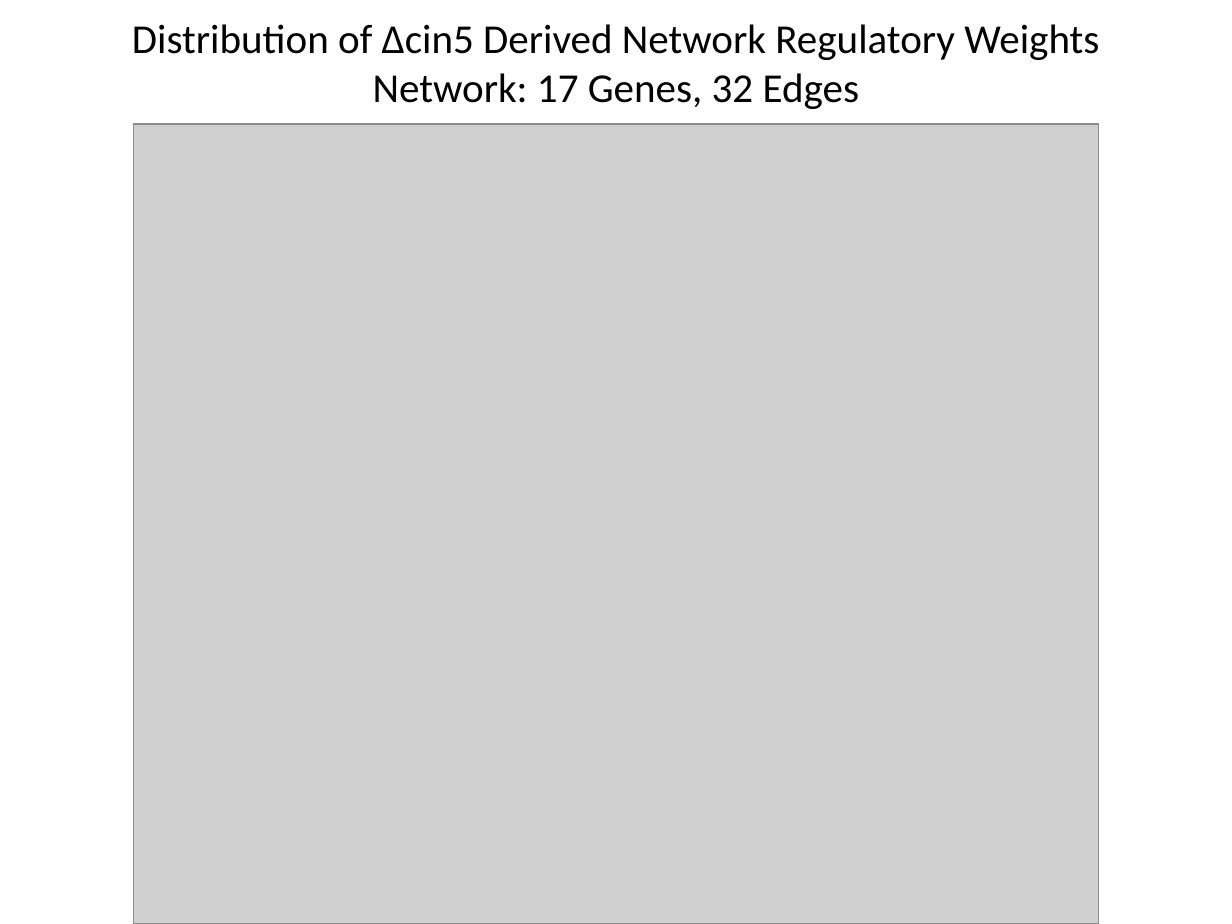
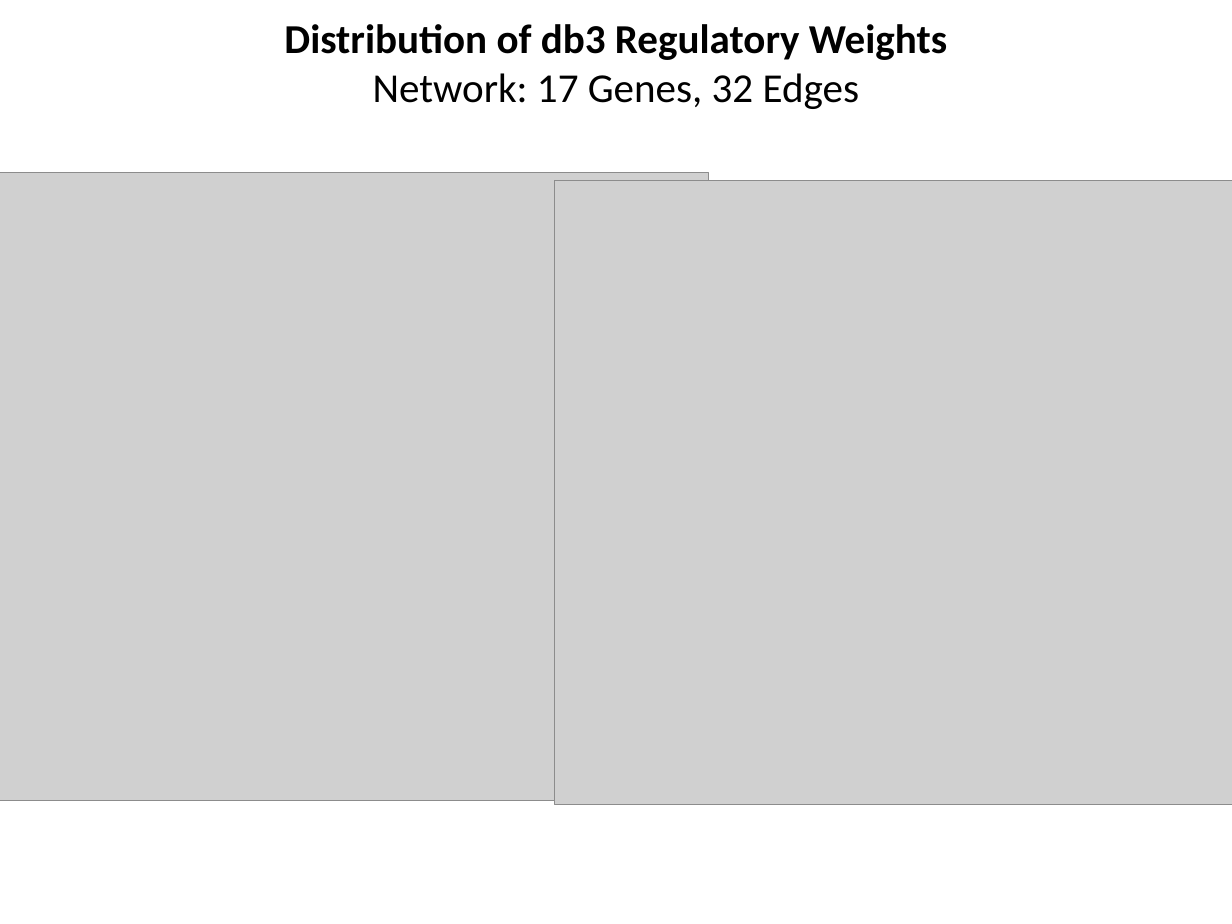
Before and after one commit to kdahlquist/DahlquistLab, a slide deck: slide 5 of documents/Weight-Distributions_Six-Networks_BK2017213.pptx (slide 4 before the commit). Drawn at 1232x924 pixels with LibreOffice and Linux fonts; fonts in the diff are those of the drawing; grey boxes stand for pictures. Boxes give left, top, right and bottom in pixels: in the first picture for what was removed or moved away, otherwise in the second. Text is boxed around its words. In the diff, an @@ line names an element or a change of style, - is before the commit and + after.

```diff
--- a/documents/Weight-Distributions_Six-Networks_BK2017213.pptx
+++ b/documents/Weight-Distributions_Six-Networks_BK2017213.pptx
@@ title at [284, 24, 947, 109]: text changed; bold on @@
-Distribution of ∆cin5 Derived Network Regulatory Weights
-Network: 17 Genes, 32 Edges
+Distribution of db3 Regulatory Weights
+Network: 17 Genes, 32 Edges
@@ picture removed at [133, 124, 1098, 924] @@
@@ picture added at [0, 172, 708, 801] @@
@@ picture added at [554, 181, 1232, 804] @@
```
Also in this commit, not shown: 6 other slides changed, 1 slide added.
